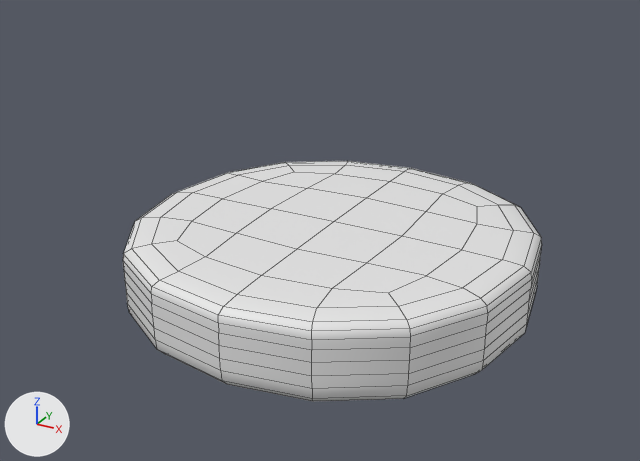
The Blender file public/burguer/burguer.blend, before and after one commit.
Camera for both pictures: a 50 mm lens placed at (1.72, -3.27, 2.44), pointed at (-0.02, -0.1, 0.86). Lighting does not change. The marker at lower left points along +X, +Y and +Z. Mesh edges are drawn as thin lines.
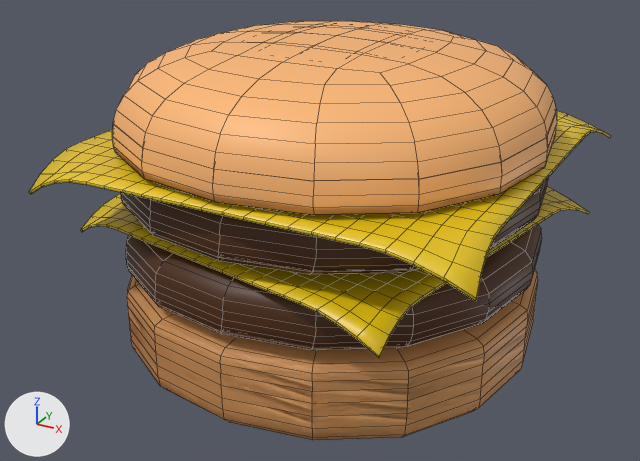
Commit message: improve burguer

Changed parts and their boxes (x1, y1, x2, y2) in the pictures (640 x 461 px):
'Cube', reshaped, moved
    before: (123, 161, 542, 402)
    after: (127, 269, 538, 440)
'Cube.002', added
    after: (112, 21, 557, 215)
'Plane', added (yellow)
    after: (29, 111, 611, 301)
'Cube.004', added (brown)
    after: (126, 224, 542, 350)
'Plane.001', added (yellow)
    after: (80, 187, 589, 358)
'Cube.001', added (brown)
    after: (120, 177, 549, 275)
part 1 of me_cube_003, added (brown)
    after: (127, 269, 538, 440)
part 2 of me_cube_003, recoloured
    before: (123, 161, 542, 402)

What changed in the scene script:
```text
Add mat_material_002:
    mat_material_002 = principled_material('Material.002')
    mat_material_002.base_color = (1.0, 0.49, 0.181)  # orange #ffba76
Add mat_material_003:
    mat_material_003 = principled_material('Material.003')
    mat_material_003.base_color = (0.07, 0.0186, 0.0)  # brown #4b2500
Add mat_material:
    mat_material = principled_material('Material')
    mat_material.base_color = (0.8, 0.56, 0.00372)  # yellow #e7c50c
    mat_material.roughness = 0.4
Change me_cube_003:
    used by ob_cube; location = (0.0, 0.0, 0.0)
    remove me_cube_003.from_pydata(...)  # 16 vertices, 14 faces; spans x -1.0..1.0, y -1.0..1.0, z 0.43..0.87
    add me_cube_003.from_pydata(...)  # 32 vertices, 28 faces; spans x -1.0..1.0, y -1.0..1.0, z 0.43..0.87
    me_cube_003 part 1: a new loose piece of 16 vertices spanning x -1.0..1.0, y -1.0..1.0, z 0.43..0.87, in mat_material_002 (orange #ffba76)
    me_cube_003 part 2: 14 faces spanning x -1.0..1.0, y -1.0..1.0, z 0.43..0.87 switch from no material to mat_material_002 (orange #ffba76)
Add me_cube_008:
    me_cube_008.from_pydata(...)  # 32 vertices, 28 faces; spans x -1.0..1.0, y -1.0..1.0, z 0.67..0.91
    me_cube_008.polygons.foreach_set('use_smooth', [True] * 28)
    me_cube_008.materials.append(mat_material_003)  # brown #4b2500
Add me_plane_001:
    me_plane_001.from_pydata(...)  # 484 vertices, 441 faces; spans x -0.78..0.81, y -0.78..0.78, z 0.98..1.06
    me_plane_001.polygons.foreach_set('use_smooth', [True] * 441)
    me_plane_001.materials.append(mat_material)  # yellow #e7c50c
Add me_cube_005:
    me_cube_005.from_pydata(...)  # 32 vertices, 28 faces; spans x -1.0..1.0, y -1.0..1.0, z 0.28..0.87
    me_cube_005.polygons.foreach_set('use_smooth', [True] * 28)
    me_cube_005.materials.append(mat_material_002)  # orange #ffba76
Change ob_cube:
    ob_cube.location: (0.0, 0.0, 0.0) -> (0.0, 0.0, -0.178)
Add ob_cube_004:
    ob_cube_004 = bpy.data.objects.new('Cube.004', me_cube_008)
    ob_cube_004.location = (0.0, 0.0, -0.423)
    ob_cube_004.scale = (1.0, 1.0, 1.6)
    _m = ob_cube_004.modifiers.new('Subdivision', 'SUBSURF')
    _m.levels = 4
Add ob_plane_001:
    ob_plane_001 = bpy.data.objects.new('Plane.001', me_plane_001)
    ob_plane_001.location = (0.0, 0.0, -0.145)
    ob_plane_001.rotation_euler = (0.0, 0.0, -0.192)  # degrees (0, 0, -11)
    ob_plane_001.scale = (1.04, 1.04, 1.04)
    _m = ob_plane_001.modifiers.new('Solidify', 'SOLIDIFY')
Add ob_cube_002:
    ob_cube_002 = bpy.data.objects.new('Cube.002', me_cube_005)
    ob_cube_002.location = (0.009, -0.001, 1.941)
    ob_cube_002.rotation_euler = (0.0, 3.142, 0.0)  # degrees (0, 180, 0)
    ob_cube_002.scale = (1.0, 1.0, 0.794)
    _m = ob_cube_002.modifiers.new('Subdivision', 'SUBSURF')
    _m.levels = 4
Add ob_plane:
    ob_plane = bpy.data.objects.new('Plane', me_plane_001.copy())
    ob_plane.location = (0.009, -0.001, -0.014)
    ob_plane.scale = (1.2, 1.2, 1.2)
    _m = ob_plane.modifiers.new('Solidify', 'SOLIDIFY')
Add ob_cube_001:
    ob_cube_001 = bpy.data.objects.new('Cube.001', me_cube_008.copy())
    ob_cube_001.location = (0.0, 0.005, -0.114)
    ob_cube_001.scale = (1.0, 1.0, 1.6)
    _m = ob_cube_001.modifiers.new('Subdivision', 'SUBSURF')
    _m.levels = 4
```
